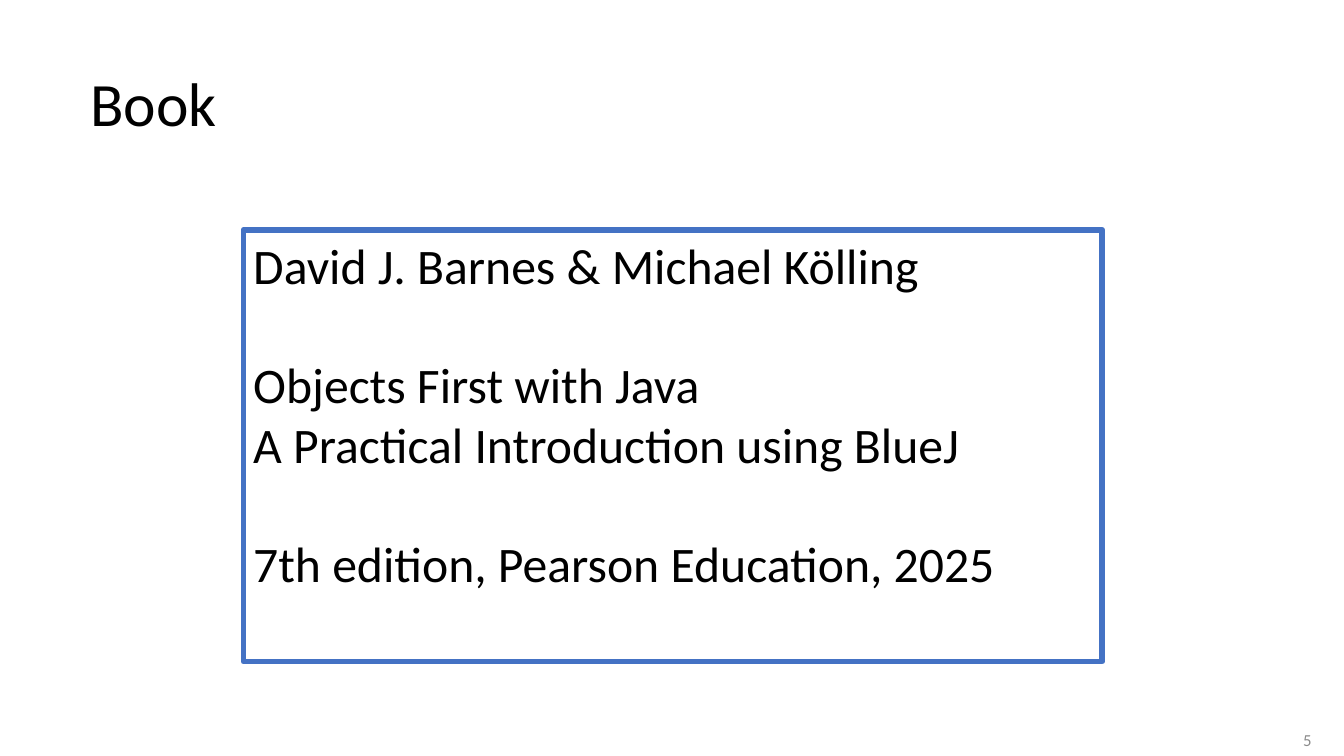
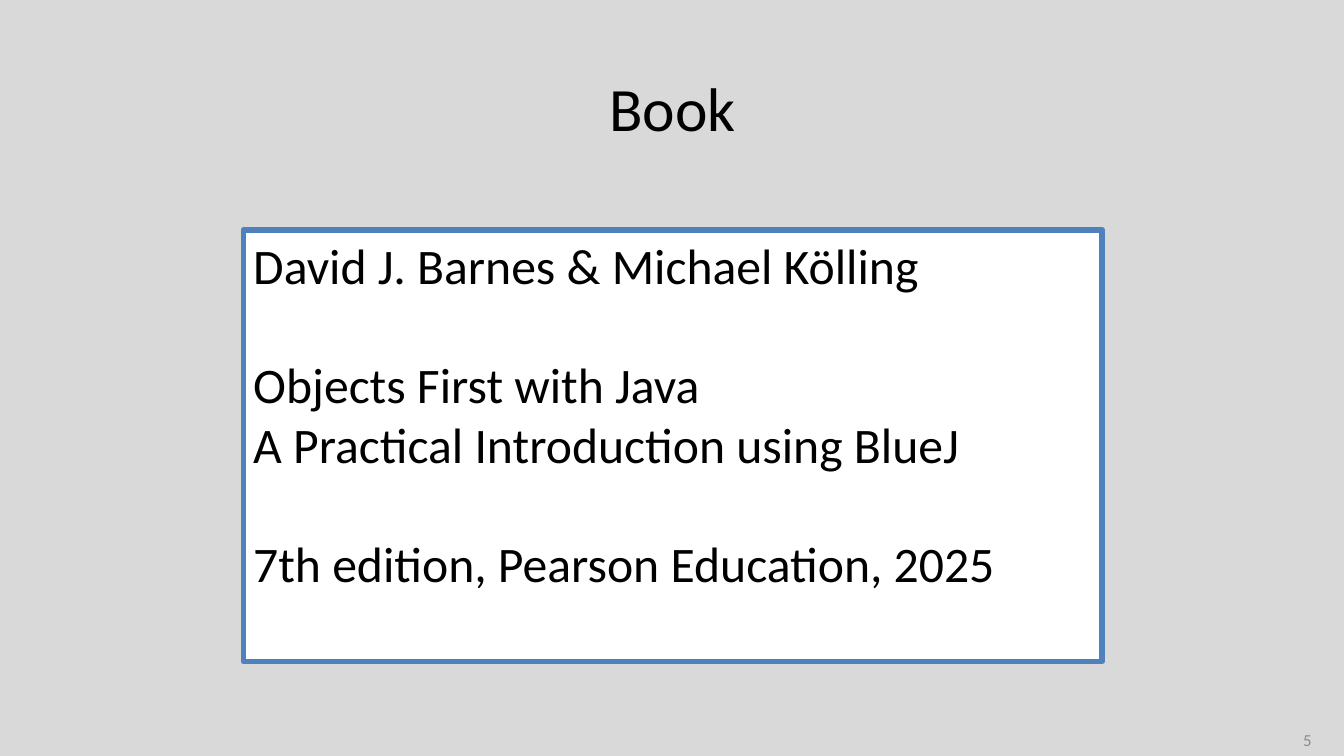
Before and after one commit to Programming-Fundamentals-SETU/prog-fund-1-sept-25, a slide deck: slide 5 of topic01-objects-and-classes/unit-1/talk-2-classes/classes.pptx. Drawn at 1344x756 pixels with LibreOffice and Linux fonts; fonts in the diff are those of the drawing. Boxes give left, top, right and bottom in pixels: in the first picture for what was removed or moved away, otherwise in the second. Text is boxed around its words. In the diff, an @@ line names an element or a change of style, - is before the commit and + after.

```diff
--- a/topic01-objects-and-classes/unit-1/talk-2-classes/classes.pptx
+++ b/topic01-objects-and-classes/unit-1/talk-2-classes/classes.pptx
@@ background #FFFFFF to #D9D9D9 @@
@@ title "Book" at bbox=[609, 88, 735, 132]: alignment left to centre; line spacing 0.9 to 1 @@
@@ rectangle "David J. Barnes & Michael ..." at bbox=[243, 230, 1102, 661]: outline #4472C4 4 pt to #4F81BD 4 pt @@
```
Also in this commit, not shown: 19 other slides changed, 13 other files.
